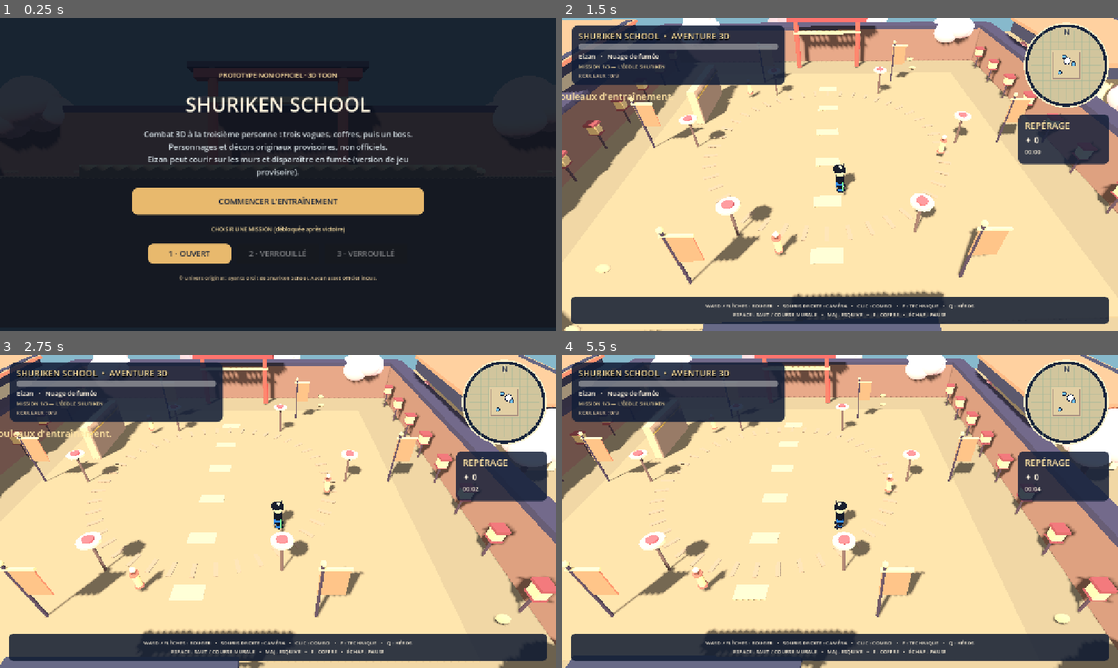
Above: before the commit, frames 1-4 (two rows, left to right).
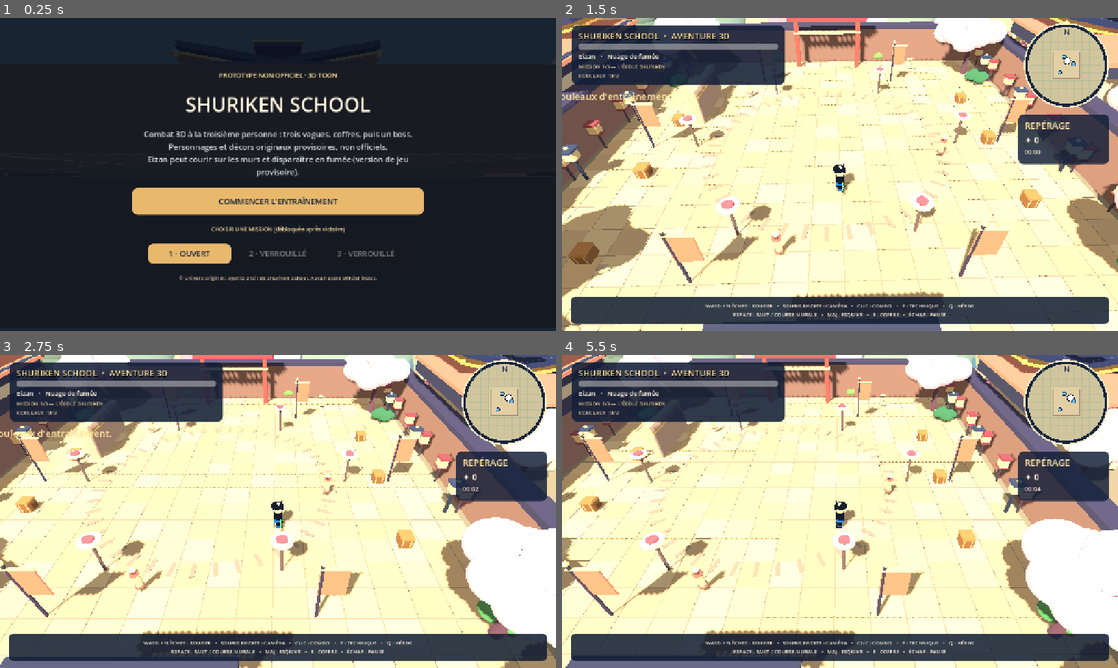
Above: after the commit, the same moments.

Repository: Elikto/shuriken-school---game
Game: Godot game, scene res://main.tscn
Same seed, same stepped clock (60 frames per second), same inputs: the game is played once before the commit and once after it.
Inputs (mouse positions are in pixels of both pictures, inside the frame that each line leads up to):
- Up to frame 1 (0.25 s): no input
- Up to frame 2 (1.5 s): click "COMMENCER L'ENTRAÎNEMENT" at 0.5 s; tap Enter at 1.25 s; move the mouse to (962, 158) at 1.27 s; press the mouse at (962, 158) at 1.28 s; hold D (move_right) from 1.28 s (still down)
- Up to frame 3 (2.75 s): tap Space (action_jump) at 1.52 s; release D (move_right) at 2 s; release the mouse at (400, 495) at 2 s; drag from (166, 527) to (250, 574) at 2.02 s
- Up to frame 4 (5.5 s): move the mouse to (895, 442) at 2.77 s; hold D (move_right) 2.78-3.5 s; hold E (action_interact) 2.78-3.5 s; drag from (812, 574) to (673, 464) at 3.52 s; move the mouse to (1006, 558) at 4.27 s; press the mouse at (1006, 558) at 4.28 s; hold A (move_left) 4.28-5 s; tap Space (action_jump) at 4.52 s; release the mouse at (1006, 558) at 5 s; drag from (673, 464) to (756, 433) at 5.02 s

The runs differ from the first frame. In frame 2, 59% of the frame differs, in the area x 0-100%, y 0-100%; in frame 3, 59%; in frame 4, 59%.
Error before the commit: Parse Error: Cannot infer the type of "c" variable because the value doesn't have a set type. (res://scripts/modern_scenery.gd:127)

Commit message:
Fix inferred color string type in stylized garden

Diff:
--- a/game/scripts/modern_scenery.gd
+++ b/game/scripts/modern_scenery.gd
@@ -124,7 +124,7 @@
     var s := Node3D.new()
     s.position = where
     root.add_child(s)
-    var c := ["#508e6a","#66ad71","#8bb96f"][seed%3]
+    var c: String = ["#508e6a","#66ad71","#8bb96f"][seed%3]
     for k in range(4):
         var angle := TAU*float(k)/4.0
         Art.ball(s,0.8,c,Vector3(cos(angle)*0.7,0.6,sin(angle)*0.7),Vector3(1,0.7,1))
